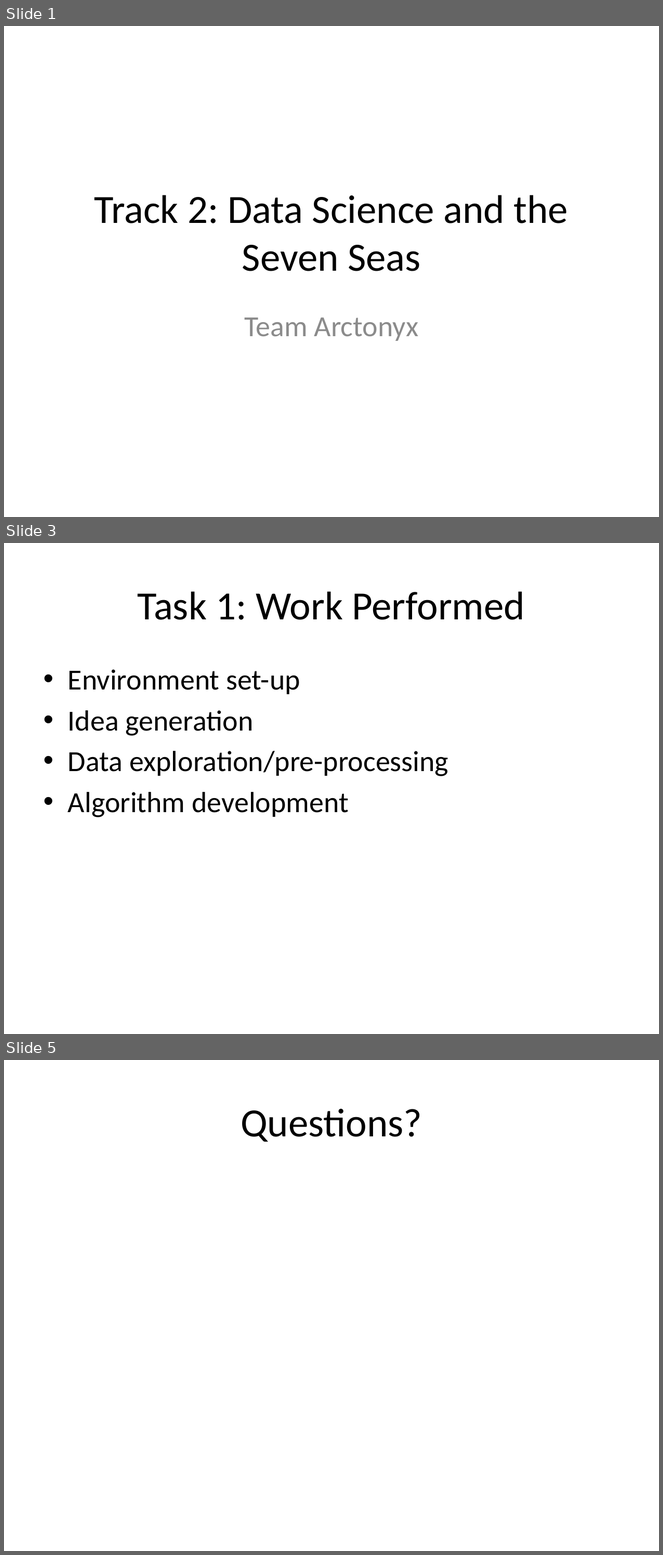
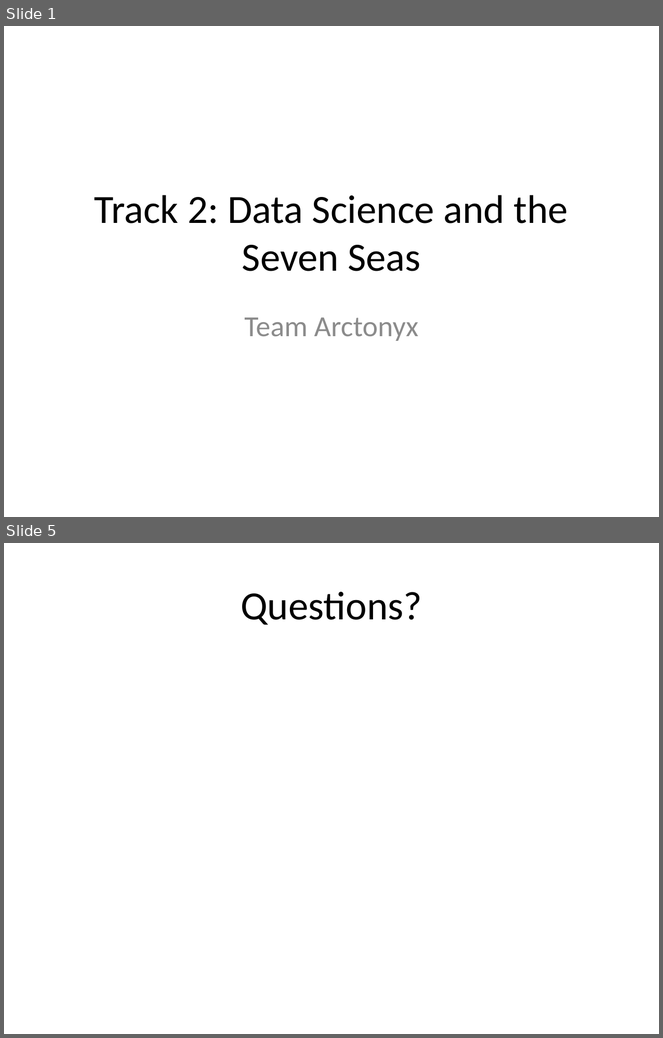
Before and after one commit to KeithDeRuiter/Seattle_Track_2, a slide deck: Submission/Presentation.pptx. Shown one above the other, each under a label of ours: slides 1, 3 and 5 before the commit, slides 1 and 5 after it; the slides between them are not shown. The pictures are 663x1555 and 663x1038 pixels, drawn with LibreOffice and Linux fonts; fonts in the diff are those of the drawing. Boxes give left, top, right and bottom in pixels: in the first picture for what was removed or moved away, otherwise in the second. Text is boxed around its words. In the diff, an @@ line names an element or a change of style, - is before the commit and + after.

```diff
--- a/Submission/Presentation.pptx
+++ b/Submission/Presentation.pptx
@@ slide 3 removed at (4,543,659,1034), background #FFFFFF @@
@@ title removed at (138,591,525,620) @@
-Task 1: Work Performed
@@ text removed at (68,669,449,818) @@
-• Environment set-up
-• Idea generation
-• Data exploration/pre-processing
-• Algorithm development
```
Also in this commit, not shown: 2 slides changed, 2 slides added, 1 other slide removed.
